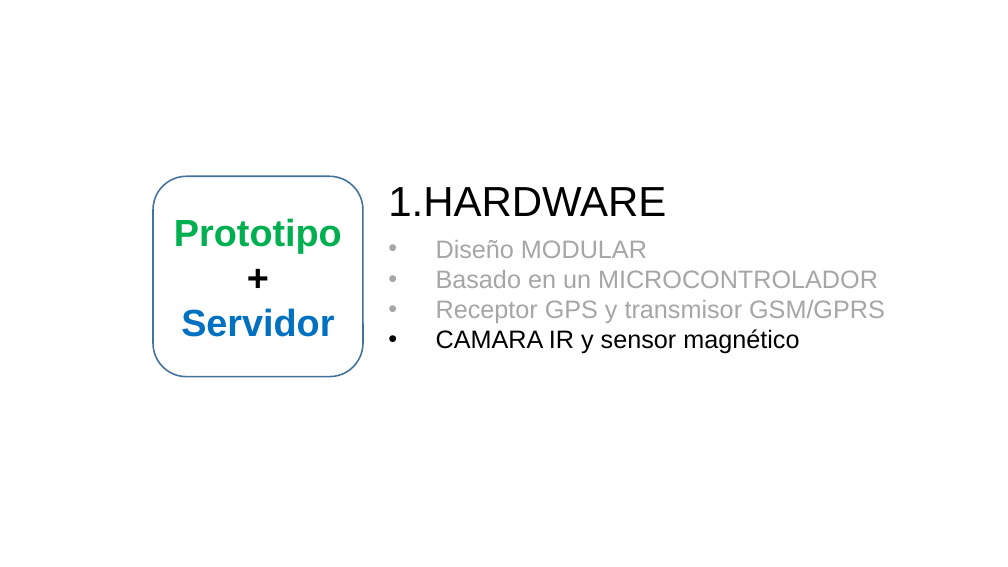
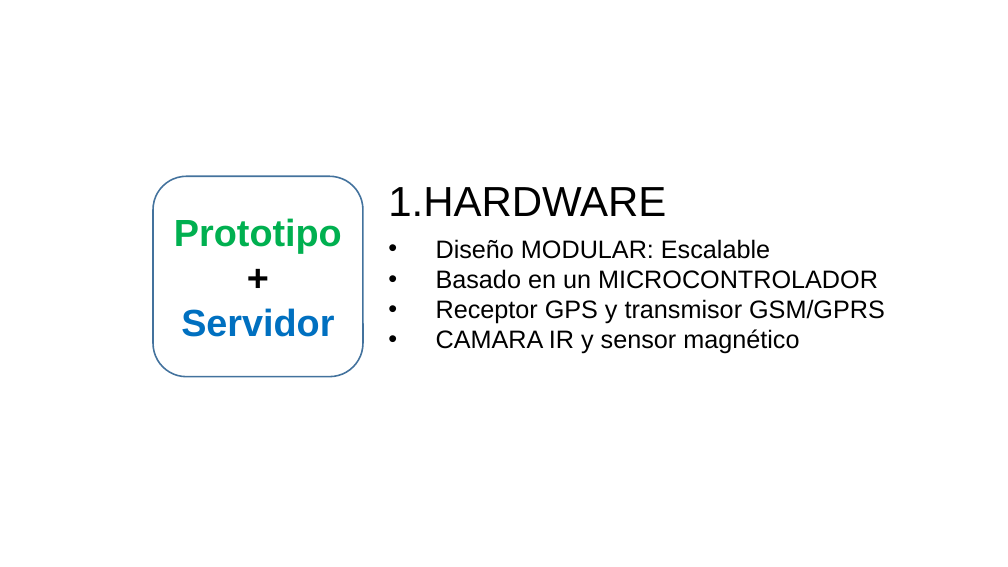
Before and after one commit to aludena18/Tesis, a slide deck: slide 19 of Telelocalización y Captura de Imágenes.pptx. Drawn at 1008x567 pixels with LibreOffice and Linux fonts; fonts in the diff are those of the drawing. Boxes give left, top, right and bottom in pixels: in the first picture for what was removed or moved away, otherwise in the second. Text is boxed around its words. In the diff, an @@ line names an element or a change of style, - is before the commit and + after.

```diff
--- a/Telelocalización y Captura de Imágenes.pptx
+++ b/Telelocalización y Captura de Imágenes.pptx
@@ text at (x1=436, y1=239, x2=770, y2=259): text changed; text colour #A6A6A6 to #000000 @@
-• Diseño MODULAR
+• Diseño MODULAR: Escalable
@@ text at (x1=436, y1=269, x2=885, y2=324): text colour #A6A6A6 to #000000 in "Basado en un MICROCONTROLADOR", "Receptor GPS y transmisor GSM/GPRS" @@
```
Also in this commit, not shown: 14 other slides changed, 1 other file.
